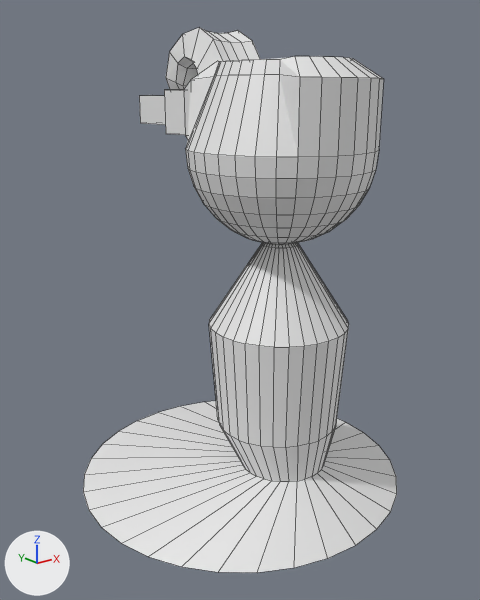
A saved change to the Blender file Blender Models/tourelle4.blend.
One viewpoint serves both versions: a 50 mm lens placed at (-4.78, -5.97, 4.68), pointed at (-0.07, -0.08, 2.32). The axes (+X, +Y, +Z) are drawn at lower left. The lights are the same throughout. Mesh edges are drawn as thin lines.
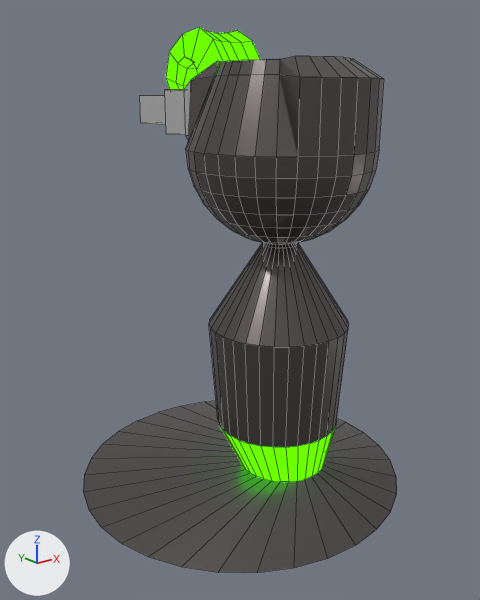
What differs and where, as boxes [x1, y1, x2, y2] in the pictures (480 x 600 px):
part 1 of me_sphere, recoloured: [186, 150, 379, 245] in both
part 2 of me_sphere, recoloured (white to grey): [186, 56, 384, 157] in both
part 3 of me_sphere, recoloured (white to green): [166, 28, 260, 90] in both
part 4 of me_sphere, recoloured: [164, 80, 191, 139] in both
part 5 of me_sphere, recoloured: [139, 95, 166, 125] in both
part 6 of me_cylinder, recoloured: [209, 242, 349, 448] in both
part 7 of me_cylinder, recoloured (white to grey): [83, 401, 397, 573] in both
part 8 of me_cylinder, recoloured (grey to green): [221, 428, 335, 482] in both

The change, as a list of edits to the scene's bpy script:
```text
Add mat_material_002:
    mat_material_002 = emission_material('Material.002')
    mat_material_002.base_color = (0.0505, 1.0, 0.0)  # green #40ff00
    mat_material_002.strength = 3.0
Add mat_material:
    mat_material = principled_material('Material')
    mat_material.base_color = (0.133, 0.12, 0.117)  # dark grey #666160
    mat_material.metallic = 0.818
    mat_material.roughness = 0.255
    mat_material.specular_ior_level = 0.473
Add mat_material_003:
    mat_material_003 = principled_material('Material.003')
    mat_material_003.base_color = (0.554, 0.554, 0.554)  # light grey #c4c4c4
    mat_material_003.metallic = 0.43
    mat_material_003.roughness = 0.169
    mat_material_003.specular_ior_level = 0.293
Change me_sphere:
    where me_sphere.from_pydata(...)  # 406 vertices, 382 faces; spans x -1.0..1.0, y -1.69..1.99, z 3.13..5.34
    used by ob_sphere; location = (0.0, 0.0, 0.0)
    me_sphere part 1: 224 of the faces centred in x -0.98..0.98, y -1.67..0.29, z 3.16..4.02 switch from no material to mat_material (dark grey #666160)
    me_sphere part 2: 60 of the faces centred in x -0.84..0.84, y -1.68..0.56, z 4.45..4.97 switch from no material to mat_material (dark grey #666160)
    me_sphere part 3: 60 of the faces centred in x -0.33..0.33, y 0.05..1.2, z 4.6..5.31 switch from no material to mat_material_002 (green #40ff00)
    me_sphere part 4: 31 of the faces centred in x -0.51..0.51, y 0.27..1.06, z 4.16..4.75 switch from no material to mat_material_003 (light grey #c4c4c4)
    me_sphere part 5: 5 of the faces centred in x -0.1..0.1, y 1.65..1.99, z 4.28..4.63 switch from no material to mat_material_003 (light grey #c4c4c4)
Change me_cylinder:
    where me_cylinder.from_pydata(...)  # 193 vertices, 193 faces; spans x -2.0..2.0, y -2.0..2.0, z 0.0..3.26
    used by ob_cylinder; location = (0.0, 0.0, 0.0)
    me_cylinder part 6: all 128 faces centred in x -0.73..0.73, y -1.43..0.04, z 1.6..3.22 switch from no material to mat_material (dark grey #666160)
    me_cylinder part 7: all 33 faces centred in x -1.23..1.23, y -1.64..0.83, z 0.0..0.25 switch from no material to mat_material (dark grey #666160)
    me_cylinder part 8: all 32 faces centred in x -0.59..0.59, y -1.34..-0.16, z 0.75 switch from no material to mat_material_002 (green #40ff00)
```
